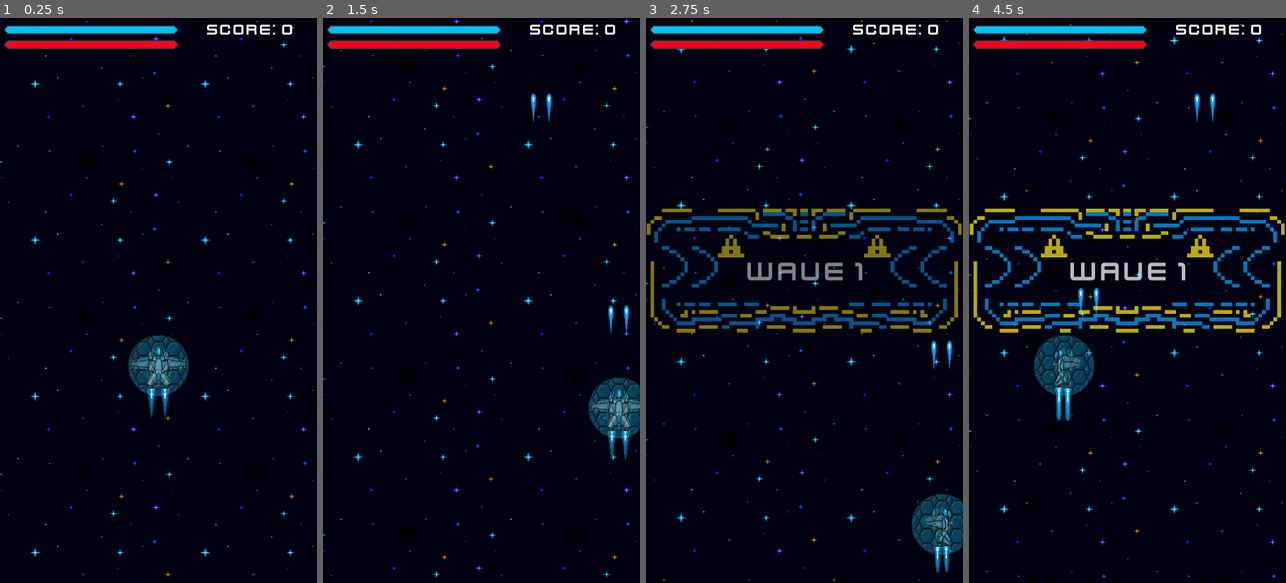
Above: before the commit, frames 1-4 (left to right).
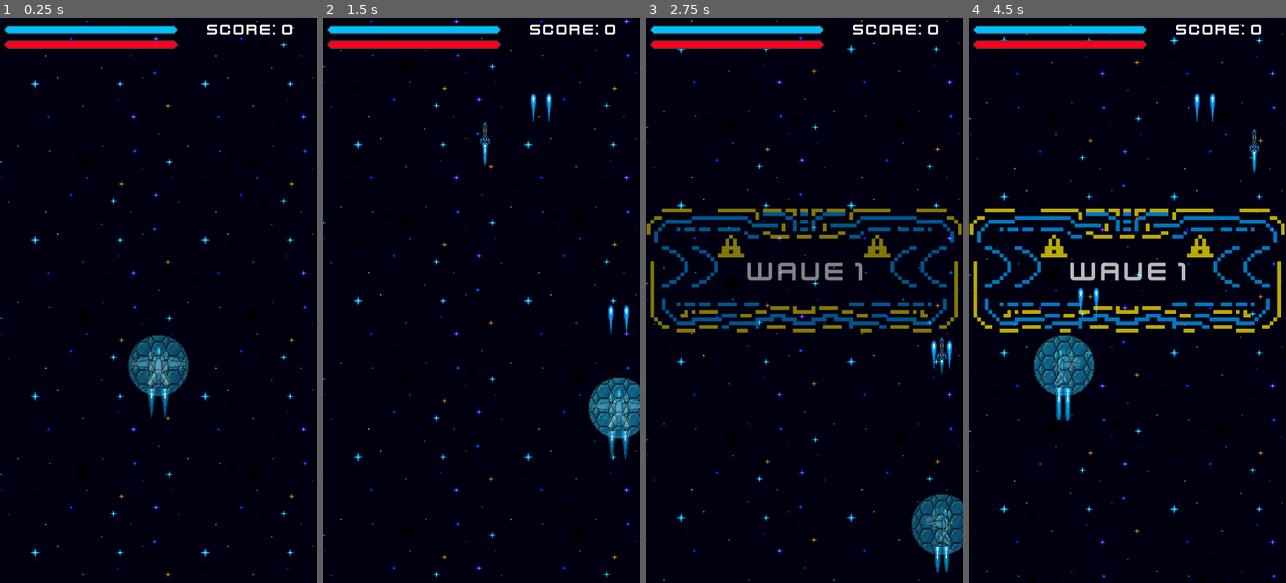
Above: after the commit, the same moments.

Repository: MichaelG-DTE/Final-Godot-DTE-Assessment-Game-Github
Game: Godot game, scene res://Scenes/level_one.tscn
Same seed, same stepped clock (60 frames per second), same inputs: the game is played once before the commit and once after it.
Inputs (mouse positions are in pixels of both pictures, inside the frame that each line leads up to):
- Up to frame 1 (0.25 s): no input
- Up to frame 2 (1.5 s): move the mouse to (551, 272) at 0.52 s; hold D (Right) 0.53-1.28 s; hold Right mouse button (MissileShoot) 0.53-1.28 s; click (551, 272) at 0.8 s; move the mouse to (418, 328) at 1.27 s; hold S (Down) from 1.28 s (still down); click (418, 328) at 1.35 s
- Up to frame 3 (2.75 s): right-click (741, 328) at 1.55 s; move the mouse to (836, 176) at 2.02 s; release S (Down) at 2.03 s; hold D (Right) from 2.03 s (still down); hold Right mouse button (MissileShoot) from 2.03 s (still down); click (836, 176) at 2.3 s
- Up to frame 4 (4.5 s): move the mouse to (1111, 413) at 2.77 s; release D (Right) at 2.78 s; release Right mouse button (MissileShoot) at 2.78 s; hold W (Up) 2.78-3.53 s; click (1111, 413) at 2.85 s; right-click (1111, 413) at 3.05 s; move the mouse to (1222, 385) at 3.52 s; hold Right mouse button (MissileShoot) 3.53-4.28 s; hold A (Left) from 3.53 s (still down); click (1222, 385) at 3.8 s; move the mouse to (1032, 215) at 4.27 s; click (1032, 215) at 4.35 s

The runs differ from the first frame. In frame 2, 1.2% of the frame differs, in the area x 49-100%, y 18-75%; in frame 3, less than 0.1%; in frame 4, 1.3%, in the area x 20-92%, y 19-67%.

Commit message:
Missiles work, and they shoot and blow things up. Added shield pulsating effect using an animation. Changed collisions and drop rates for enemies.

Diff:
--- a/Scenes/missile.tscn
+++ b/Scenes/missile.tscn
@@ -1,58 +1,56 @@
 [gd_scene load_steps=8 format=3 uid="uid://ctx2jg2u13m28"]
 
-[ext_resource type="Script" path="res://Scripts/missile.gd" id="1_6uxb5"]
 [ext_resource type="Texture2D" uid="uid://bgdwnuj4anj0c" path="res://Assets/Game Assets/Player/MissileThruster(1).png" id="1_ngnqj"]
-[ext_resource type="Texture2D" uid="uid://dlixg56hg1kag" path="res://Assets/Game Assets/Player/Missile.png" id="2_5gncn"]
+[ext_resource type="Script" path="res://Scripts/missile.gd" id="1_wyd4x"]
+[ext_resource type="Texture2D" uid="uid://dlixg56hg1kag" path="res://Assets/Game Assets/Player/Missile.png" id="2_nbui5"]
 
-[sub_resource type="AtlasTexture" id="AtlasTexture_mvb4l"]
+[sub_resource type="AtlasTexture" id="AtlasTexture_8apwv"]
 atlas = ExtResource("1_ngnqj")
 region = Rect2(0, 0, 600, 420)
 
-[sub_resource type="AtlasTexture" id="AtlasTexture_djgkm"]
+[sub_resource type="AtlasTexture" id="AtlasTexture_8r2tm"]
 atlas = ExtResource("1_ngnqj")
 region = Rect2(0, 420, 600, 420)
 
-[sub_resource type="SpriteFrames" id="SpriteFrames_ctk2i"]
+[sub_resource type="SpriteFrames" id="SpriteFrames_o4htw"]
 animations = [{
 "frames": [{
 "duration": 1.0,
-"texture": SubResource("AtlasTexture_mvb4l")
+"texture": SubResource("AtlasTexture_8apwv")
 }, {
 "duration": 1.0,
-"texture": SubResource("AtlasTexture_djgkm")
+"texture": SubResource("AtlasTexture_8r2tm")
 }],
 "loop": true,
-"name": &"Thruster",
+"name": &"Thrusters",
 "speed": 5.0
 }]
 
-[sub_resource type="RectangleShape2D" id="RectangleShape2D_yadky"]
-size = Vector2(72, 166)
+[sub_resource type="RectangleShape2D" id="RectangleShape2D_v04me"]
 
 [node name="Missile" type="Area2D"]
-scale = Vector2(0.185958, 0.185958)
+scale = Vector2(0.391683, 0.391683)
 collision_layer = 128
 collision_mask = 2
-script = ExtResource("1_6uxb5")
+script = ExtResource("1_wyd4x")
 
-[node name="Thrusters" type="AnimatedSprite2D" parent="."]
-position = Vector2(0, 166.446)
-scale = Vector2(0.5, 0.5)
-sprite_frames = SubResource("SpriteFrames_ctk2i")
-animation = &"Thruster"
-autoplay = "Thruster"
-frame_progress = 0.623307
+[node name="AnimatedSprite2D" type="AnimatedSprite2D" parent="."]
+position = Vector2(1.49012e-08, 151)
+scale = Vector2(0.410119, 0.410119)
+sprite_frames = SubResource("SpriteFrames_o4htw")
+animation = &"Thrusters"
+autoplay = "Thrusters"
 
 [node name="Sprite2D" type="Sprite2D" parent="."]
-texture = ExtResource("2_5gncn")
+texture = ExtResource("2_nbui5")
 
 [node name="CollisionShape2D" type="CollisionShape2D" parent="."]
-position = Vector2(0, -1)
-shape = SubResource("RectangleShape2D_yadky")
+scale = Vector2(3.72, 8.4)
+shape = SubResource("RectangleShape2D_v04me")
 
 [node name="VisibleOnScreenNotifier2D" type="VisibleOnScreenNotifier2D" parent="."]
-position = Vector2(2.98023e-08, 119)
-scale = Vector2(3.45, 1)
+position = Vector2(0, 118)
+scale = Vector2(3.72, 1)
 
 [connection signal="area_entered" from="." to="." method="_on_area_entered"]
 [connection signal="screen_exited" from="VisibleOnScreenNotifier2D" to="." method="_on_visible_on_screen_notifier_2d_screen_exited"]
--- a/Scenes/player.tscn
+++ b/Scenes/player.tscn
@@ -288,7 +288,9 @@
 position = Vector2(0, -48.83)
 
 [node name="missileshooty" type="Marker2D" parent="."]
+position = Vector2(0, -69.495)
 
 [node name="PlayerShield" parent="." instance=ExtResource("5_x067j")]
+modulate = Color(1, 1, 1, 0.639216)
 position = Vector2(0, -9.6375)
 scale = Vector2(0.939924, 0.943312)
--- a/Scenes/player_shield.tscn
+++ b/Scenes/player_shield.tscn
@@ -1,10 +1,47 @@
-[gd_scene load_steps=4 format=3 uid="uid://do5jy3g13s7c0"]
+[gd_scene load_steps=7 format=3 uid="uid://do5jy3g13s7c0"]
 
 [ext_resource type="Texture2D" uid="uid://8ocup40uulkj" path="res://Assets/Game Assets/Player/Shield.png" id="1_0qlid"]
 [ext_resource type="Script" path="res://Scripts/player_shield.gd" id="1_fyngq"]
 
 [sub_resource type="CircleShape2D" id="CircleShape2D_rf256"]
 radius = 56.0357
+
+[sub_resource type="Animation" id="Animation_nnr4j"]
+resource_name = "Shield"
+loop_mode = 1
+tracks/0/type = "value"
+tracks/0/imported = false
+tracks/0/enabled = true
+tracks/0/path = NodePath(".:modulate")
+tracks/0/interp = 1
+tracks/0/loop_wrap = true
+tracks/0/keys = {
+"times": PackedFloat32Array(0, 0.5),
+"transitions": PackedFloat32Array(1, 1),
+"update": 0,
+"values": [Color(1, 1, 1, 0.564706), Color(1, 1, 1, 0.85098)]
+}
+
+[sub_resource type="Animation" id="Animation_e408i"]
+length = 0.001
+tracks/0/type = "value"
+tracks/0/imported = false
+tracks/0/enabled = true
+tracks/0/path = NodePath(".:modulate")
+tracks/0/interp = 1
+tracks/0/loop_wrap = true
+tracks/0/keys = {
+"times": PackedFloat32Array(0),
+"transitions": PackedFloat32Array(1),
+"update": 0,
+"values": [Color(1, 1, 1, 0.564706)]
+}
+
+[sub_resource type="AnimationLibrary" id="AnimationLibrary_qgn6w"]
+_data = {
+"RESET": SubResource("Animation_e408i"),
+"Shield": SubResource("Animation_nnr4j")
+}
 
 [node name="PlayerShield" type="Area2D"]
 modulate = Color(1, 1, 1, 0.564706)
@@ -20,3 +57,9 @@
 [node name="CollisionShape2D" type="CollisionShape2D" parent="."]
 modulate = Color(1, 1, 1, 0.564706)
 shape = SubResource("CircleShape2D_rf256")
+
+[node name="ShieldAnimation" type="AnimationPlayer" parent="."]
+libraries = {
+"": SubResource("AnimationLibrary_qgn6w")
+}
+autoplay = "Shield"
--- a/Scenes/xantarian_fightercraft.tscn
+++ b/Scenes/xantarian_fightercraft.tscn
@@ -135,7 +135,7 @@
 
 [node name="Xantarian Fightercraft" type="Area2D"]
 collision_layer = 2
-collision_mask = 5
+collision_mask = 133
 script = ExtResource("1_an2bu")
 
 [node name="AnimationPlayer" type="AnimationPlayer" parent="."]
--- a/Scenes/xantarian_heavy_support.tscn
+++ b/Scenes/xantarian_heavy_support.tscn
@@ -134,7 +134,7 @@
 
 [node name="Xantarian Heavy Support Craft" type="Area2D"]
 collision_layer = 2
-collision_mask = 5
+collision_mask = 133
 script = ExtResource("1_sygy0")
 speed = 200
 
--- a/Scenes/xantarian_skimmer.tscn
+++ b/Scenes/xantarian_skimmer.tscn
@@ -147,7 +147,7 @@
 
 [node name="Xantarian Skimmer" type="Area2D"]
 collision_layer = 2
-collision_mask = 5
+collision_mask = 133
 script = ExtResource("1_gxtow")
 
 [node name="AnimationPlayer" type="AnimationPlayer" parent="."]
--- a/Scripts/level_one.gd
+++ b/Scripts/level_one.gd
@@ -26,6 +26,7 @@
 	GlobalVar.health = 10
 	player.global_position = Vector2(screensize.x / 2, player_spawn_pos.global_position.y)
 	player.laser_shot.connect(_on_player_laser_shot)
+	player.missile_shot.connect(_on_player_missile_shot)
 	player.killed.connect(_on_player_killed)
 	$EnemySpawnTimer.stop()
 	if waves == 3:
--- a/Scripts/missile.gd
+++ b/Scripts/missile.gd
@@ -1,16 +1,16 @@
 extends Area2D
 
-@export var speed = -850
+@export var speed = -600
 @export var damage = 2
 
 #The missile knows where it is, because it knows where it isn't
 func _physics_process(delta):
 	global_position.y += speed * delta
 
-func _on_visible_on_screen_notifier_2d_screen_exited():
-	queue_free()
-
 func _on_area_entered(area):
 	if area is Enemy or Enemy2 or Enemy3:
 		area.take_damage(damage)
 		queue_free()
+
+func _on_visible_on_screen_notifier_2d_screen_exited():
+	queue_free()
--- a/Scripts/player.gd
+++ b/Scripts/player.gd
@@ -7,7 +7,7 @@
 #variables speed, fire, screen, pew pew
 @export var speed = 600
 @export var rate_of_fire = 0.15
-@export var missile_fire_rate = 1
+@export var missile_fire_rate = 1.5
 @onready var screensize = get_viewport_rect().size
 @onready var pew_pew = $PewPew
 @onready var ms = $missileshooty
@@ -29,13 +29,14 @@
 			shoot()
 			await get_tree().create_timer(rate_of_fire).timeout
 			shoot_cd = false
+	if Input.is_action_pressed("MissileShoot"):
+		if !missile_cd and !dead:
+			missile_cd = true
+			shoot2()
+			await get_tree().create_timer(missile_fire_rate).timeout
+			missile_cd = false
 	else:
-		if Input.is_action_pressed("MissileShoot"):
-			if !missile_cd and !dead:
-				missile_cd = true
-				shoot2()
-				await get_tree().create_timer(missile_fire_rate).timeout
-				missile_cd = true
+		pass
 
 #movement and banking left and right
 func _physics_process(delta):
--- a/Scripts/xantarian_fightercraft.gd
+++ b/Scripts/xantarian_fightercraft.gd
@@ -17,7 +17,7 @@
 	global_position.y += speed * delta
 
 func die():
-	if randf() >= 0.5:
+	if randf() >= 0.75:
 		if randf() >= 0.5:
 			var h = health_scene.instantiate()
 			get_tree().root.add_child(h)
--- a/Scripts/xantarian_heavy_support.gd
+++ b/Scripts/xantarian_heavy_support.gd
@@ -17,7 +17,7 @@
 	global_position.y += speed * delta
 
 func die():
-	if randf() >= 0.5:
+	if randf() >= 0.85:
 		if randf() >= 0.5:
 			var h = health_scene.instantiate()
 			get_tree().root.add_child(h)
